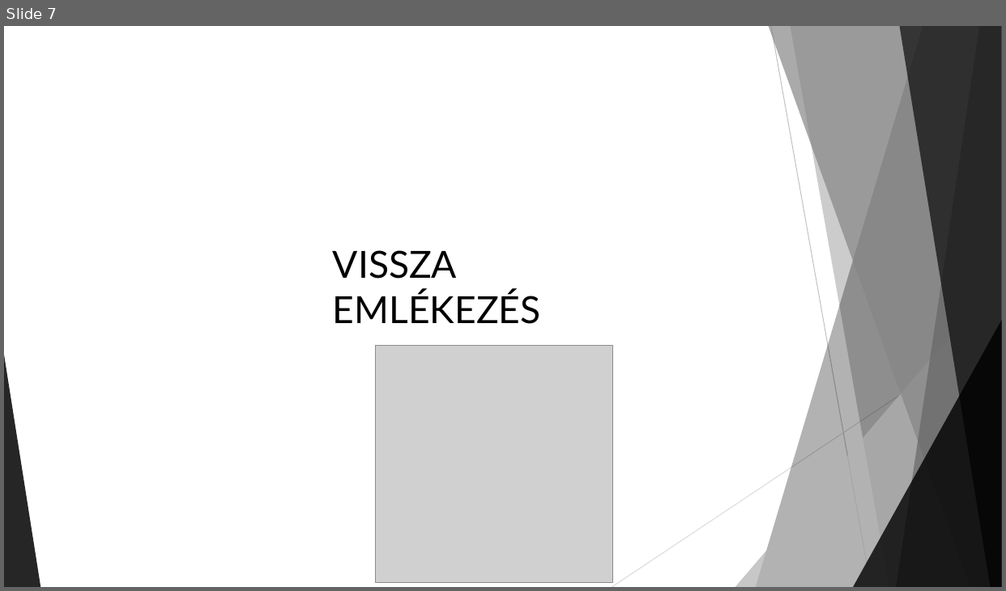
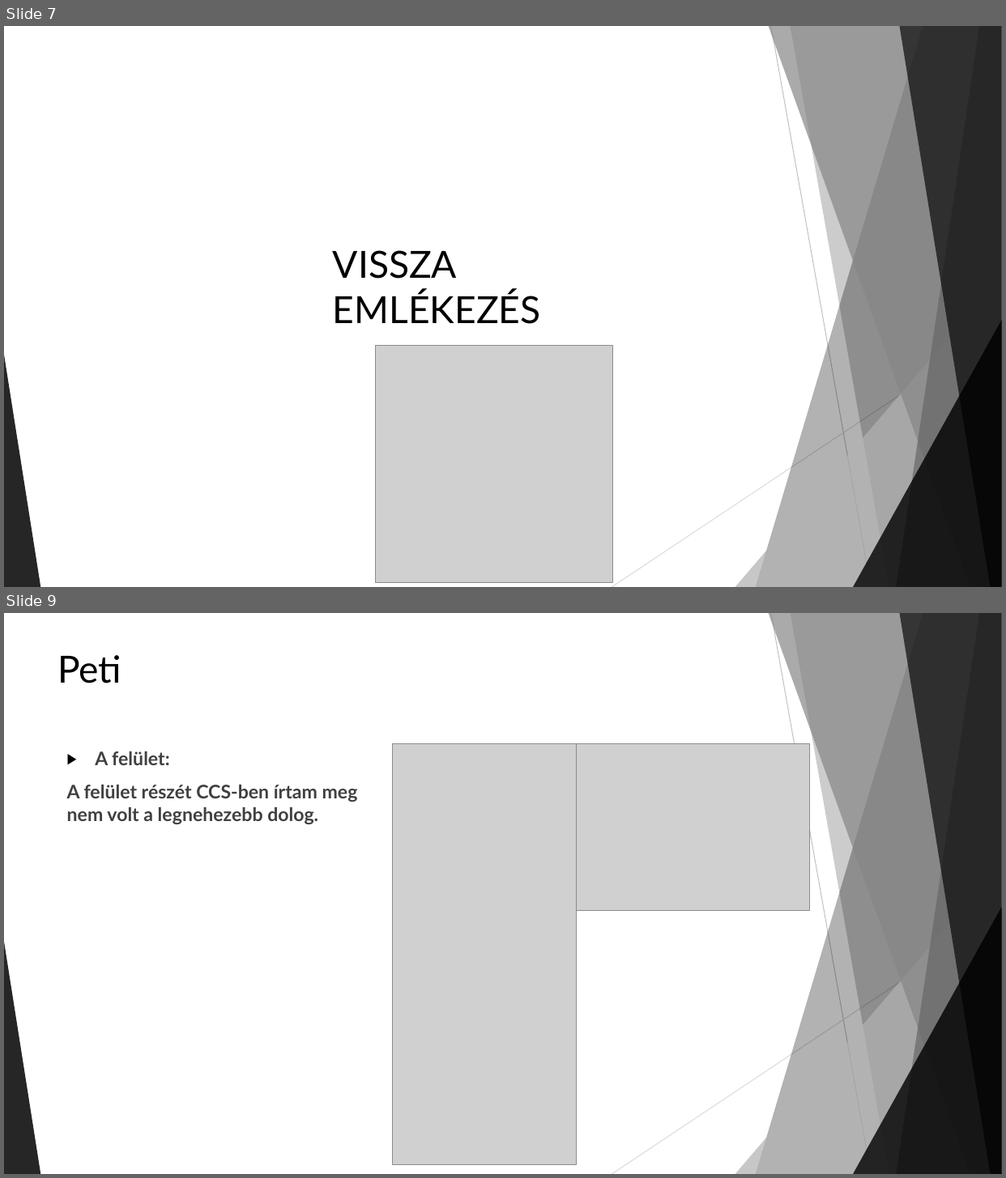
Before and after one commit to MrTakasu/Zongora, a slide deck: A Zongora.pptx. Shown one above the other, each under a label of ours: slide 7 before the commit, slides 7 and 9 after it; the slides between them are not shown. The pictures are 1006x591 and 1006x1178 pixels, drawn with LibreOffice and Linux fonts; fonts in the diff are those of the drawing; grey boxes stand for pictures. Boxes give left, top, right and bottom in pixels: in the first picture for what was removed or moved away, otherwise in the second. Text is boxed around its words. In the diff, an @@ line names an element or a change of style, - is before the commit and + after.

```diff
--- a/A Zongora.pptx
+++ b/A Zongora.pptx
@@ slide 9 added at [4,613,1002,1174], background #FFFFFF; not listed: 10 template elements that a slide beside it also shows @@
@@ title added at [57,655,121,683], 36 pt, text #000000 @@
+Peti
@@ text added at [67,752,358,824], 18 pt, text #404040, bold @@
+▶ A felület:
+A felület részét CCS-ben írtam meg nem volt a legnehezebb dolog.
@@ picture added at [393,743,577,1165] @@
@@ picture added at [577,743,810,910] @@
```
Also in this commit, not shown: 5 slides changed, 3 other slides added, 1 slide removed.
